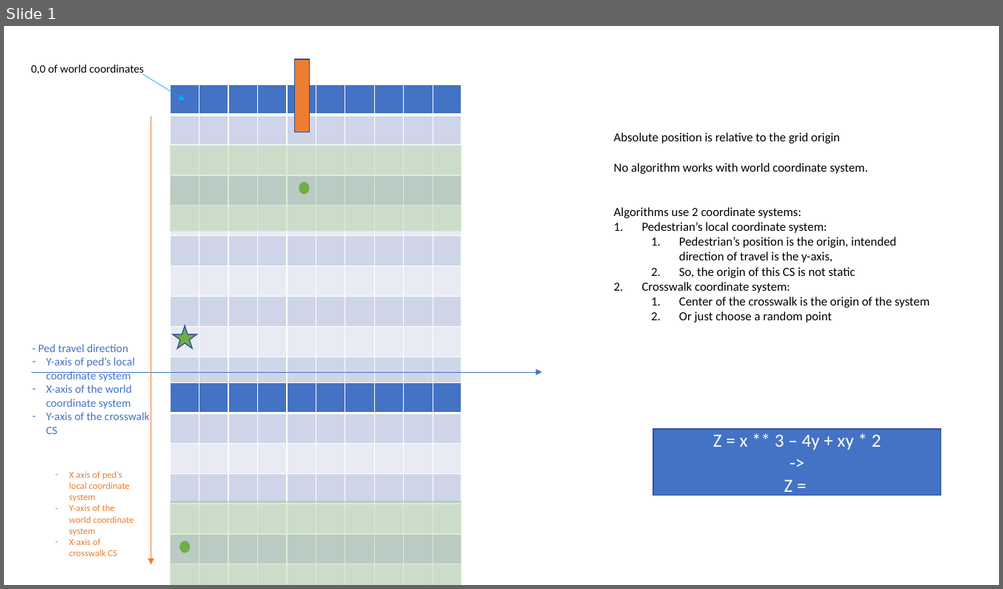
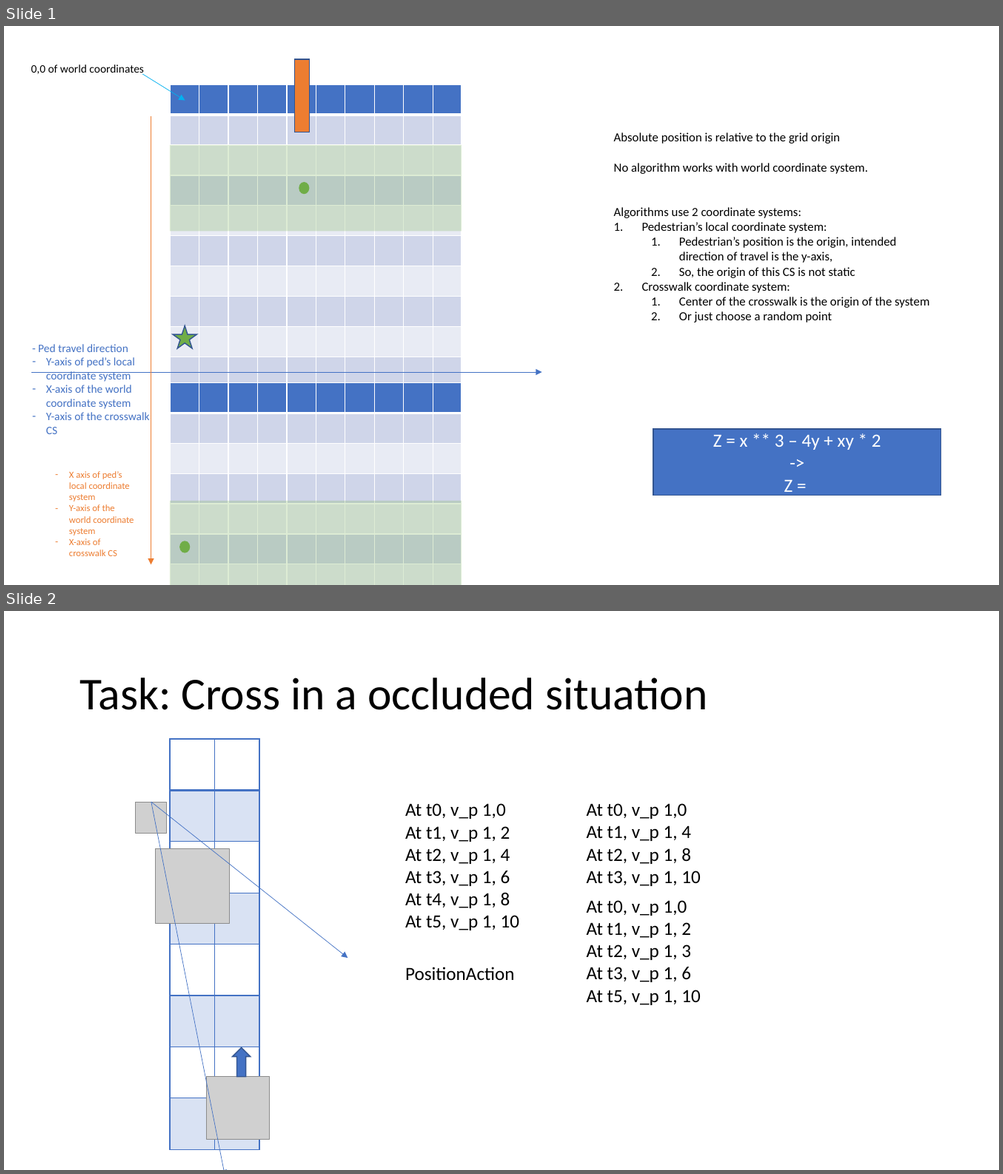
Before and after one commit to Farama-Foundation/Minigrid, a slide deck: documentation/Development Plan.pptx. Shown one above the other, each under a label of ours: slide 1 before the commit, slides 1 and 2 after it. The pictures are 1003x589 and 1003x1174 pixels, drawn with LibreOffice and Linux fonts; fonts in the diff are those of the drawing; grey boxes stand for pictures. Boxes give left, top, right and bottom in pixels: in the first picture for what was removed or moved away, otherwise in the second. Text is boxed around its words. In the diff, an @@ line names an element or a change of style, - is before the commit and + after.

Commit message:
task 1 explanation

```diff
--- a/documentation/Development Plan.pptx
+++ b/documentation/Development Plan.pptx
@@ slide 2 added at (4, 611, 999, 1170), background #FFFFFF @@
@@ title added at (79, 678, 707, 710), 44 pt, text #000000 @@
+Task: Cross in a occluded situation
@@ table added at (170, 739, 259, 1150), 8 rows, 2 columns @@
+ | 
+ | 
+ | 
+ | 
+ | 
+ | 
+ | 
+ | 
@@ picture added at (135, 802, 167, 833) @@
@@ arrow added from (151, 802) to (225, 1170), #4472C4 0.5 pt @@
@@ arrow added from (151, 802) to (348, 958), #4472C4 0.5 pt @@
@@ text added at (405, 803, 520, 931), 18 pt, text #000000 @@
+At t0, v_p 1,0
+At t1, v_p 1, 2
+At t2, v_p 1, 4
+At t3, v_p 1, 6
+At t4, v_p 1, 8
+At t5, v_p 1, 10
@@ text added at (586, 803, 700, 886), 18 pt, text #000000 @@
+At t0, v_p 1,0
+At t1, v_p 1, 4
+At t2, v_p 1, 8
+At t3, v_p 1, 10
@@ picture added at (156, 849, 230, 923) @@
@@ text added at (586, 900, 700, 1005), 18 pt, text #000000 @@
+At t0, v_p 1,0
+At t1, v_p 1, 2
+At t2, v_p 1, 3
+At t3, v_p 1, 6
+At t5, v_p 1, 10
@@ text added at (405, 967, 515, 981), 18 pt, text #000000 @@
+PositionAction
@@ right arrow added at (233, 1048, 250, 1077), fill #4472C4, outline #325491 1 pt @@
@@ picture added at (206, 1077, 269, 1140) @@
```
Also in this commit, not shown: 1 other slide added, 1 other file.
